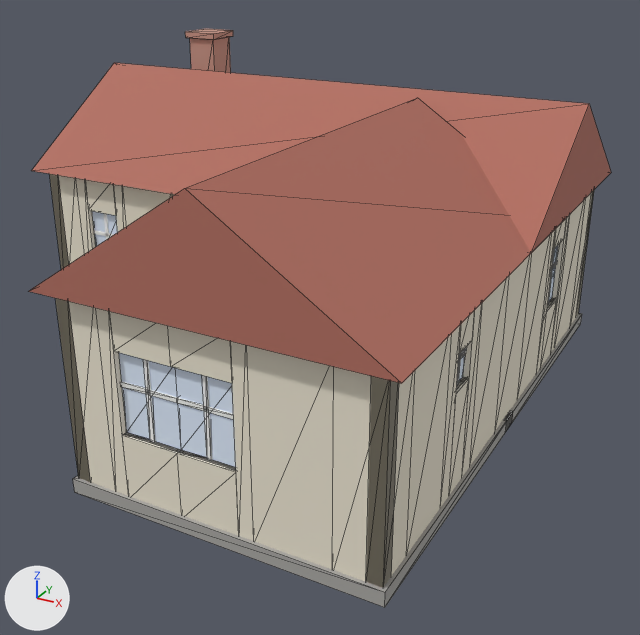
A saved change to the glTF model models/house13.glb.
The view is the same before and after, from a 50 mm lens placed at (7.07, -12.87, 6.35), pointed at (1.12, -2.05, 0.95). The lights are fixed; the arrows at lower left show +X, +Y and +Z. The first picture is the older version. Mesh edges are drawn as thin lines on the coarser meshes. Where no turn or scale is listed for an object, it has been applied to the vertices. Vertices at exactly the same position are counted once.

The first picture shows 'house13', 'roof01', 'wall01', 'wall02', 'wall03', 'wall08', 'wall09', 'wall10', 'wall11', 'wall12', 'wall13', 'wall14', 'wall15', 'wall16', 'wall17', 'wall18', 'wall19', 'wall20', 'window02', 'window03' and 9 more.
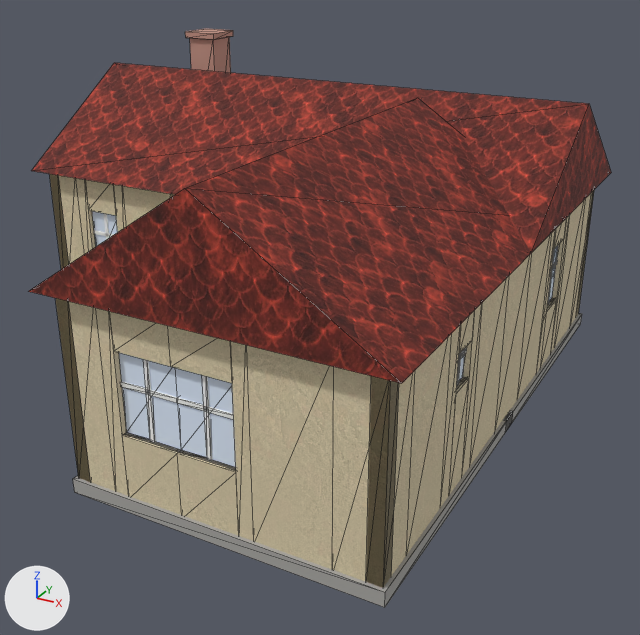
Changed parts and their boxes [x1, y1, x2, y2] in the pictures (640 x 635 px):
'roof01', surface changed (darker): [29, 63, 611, 383] in both
'wall11', surface changed: [247, 345, 334, 569] in both
'wall12', surface changed: [332, 367, 415, 588] in both
'wall10', surface changed: [168, 326, 254, 541] in both
'wall09', surface changed: [96, 308, 182, 515] in both
'wall08', surface changed: [55, 298, 116, 491] in both
'wall13', surface changed: [406, 334, 452, 555] in both
'wall14', surface changed: [440, 302, 483, 508] in both
'wall15', surface changed: [470, 276, 509, 465] in both
'wall16', surface changed: [495, 253, 532, 430] in both
'wall17', surface changed: [517, 233, 552, 400] in both
'wall01', surface changed: [49, 174, 85, 269] in both
'wall02', surface changed: [76, 178, 126, 254] in both
'wall18', surface changed: [537, 215, 570, 372] in both
'wall19', surface changed: [554, 198, 586, 348] in both
'wall03', surface changed: [123, 186, 172, 227] in both
'wall20', surface changed: [570, 190, 594, 325] in both

The edits, one by one:
Picture 'RoofingTiles002_1K-JPG_Color' (img_roofingtiles002_1k_jpg_color) is new.
Picture 'Plaster003_1K-JPG_Color' (img_plaster003_1k_jpg_color) is new.
In material 'dom_tynk' (mat_dom_tynk), base_color is no longer (0.86, 0.8, 0.66), pale yellow #efe7d4.
In material 'dom_tynk' (mat_dom_tynk), texture is now set to img_plaster003_1k_jpg_color.
In material 'dom_dach' (mat_dom_dach), base_color is no longer (0.45, 0.16, 0.12), pink #b36f61.
In material 'dom_dach' (mat_dom_dach), texture is now set to img_roofingtiles002_1k_jpg_color.
me_roof01 has 12 vertices, 12 faces and spans x -4.3..4.3, y -6.3..2.3, z 2.6..4.1.
me_roof01 is used by ob_roof01; location (0.0, 0.0, 0.0).
me_roof01 part 1: texture (UV) coordinates changed.
me_wall11 has 8 vertices, 12 faces and spans x 2.5..3.5, y -6.1..-5.9, z 0.0..2.6.
me_wall11 is used by ob_wall11; location (0.0, 0.0, 0.0).
me_wall11 part 2: texture (UV) coordinates changed.
me_wall12 has 14 vertices, 24 faces and spans x 3.5..4.1, y -6.1..-5.5, z 0.0..2.6.
me_wall12 is used by ob_wall12; location (0.0, 0.0, 0.0).
me_wall12 part 3: texture (UV) coordinates changed.
me_wall13 has 8 vertices, 12 faces and spans x 3.9..4.1, y -5.5..-4.5, z 0.0..2.6.
me_wall13 is used by ob_wall13; location (0.0, 0.0, 0.0).
me_wall13 part 4: texture (UV) coordinates changed.
me_wall14 has 24 vertices, 48 faces and spans x 3.9..4.1, y -4.5..-3.5, z 0.0..2.6.
me_wall14 is used by ob_wall14; location (0.0, 0.0, 0.0).
me_wall14 part 5: texture (UV) coordinates changed.
me_wall15 has 8 vertices, 12 faces and spans x 3.9..4.1, y -3.5..-2.5, z 0.0..2.6.
me_wall15 is used by ob_wall15; location (0.0, 0.0, 0.0).
me_wall15 part 6: texture (UV) coordinates changed.
me_wall16 has 8 vertices, 12 faces and spans x 3.9..4.1, y -2.5..-1.5, z 0.0..2.6.
me_wall16 is used by ob_wall16; location (0.0, 0.0, 0.0).
me_wall16 part 7: texture (UV) coordinates changed.
me_wall17 has 8 vertices, 12 faces and spans x 3.9..4.1, y -1.5..-0.5, z 0.0..2.6.
me_wall17 is used by ob_wall17; location (0.0, 0.0, 0.0).
me_wall17 part 8: texture (UV) coordinates changed.
me_wall18 has 24 vertices, 48 faces and spans x 3.9..4.1, y -0.5..0.5, z 0.0..2.6.
me_wall18 is used by ob_wall18; location (0.0, 0.0, 0.0).
me_wall18 part 9: texture (UV) coordinates changed.
me_wall19 has 8 vertices, 12 faces and spans x 3.9..4.1, y 0.5..1.5, z 0.0..2.6.
me_wall19 is used by ob_wall19; location (0.0, 0.0, 0.0).
me_wall19 part 10: texture (UV) coordinates changed.
me_wall20 has 14 vertices, 24 faces and spans x 3.5..4.1, y 1.5..2.1, z 0.0..2.6.
me_wall20 is used by ob_wall20; location (0.0, 0.0, 0.0).
me_wall20 part 11: texture (UV) coordinates changed.
